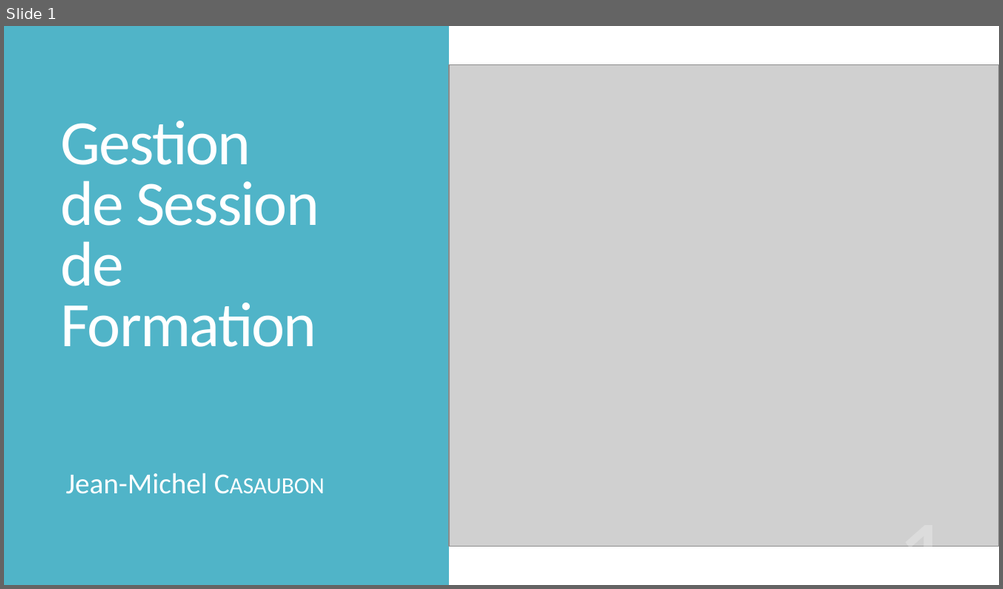
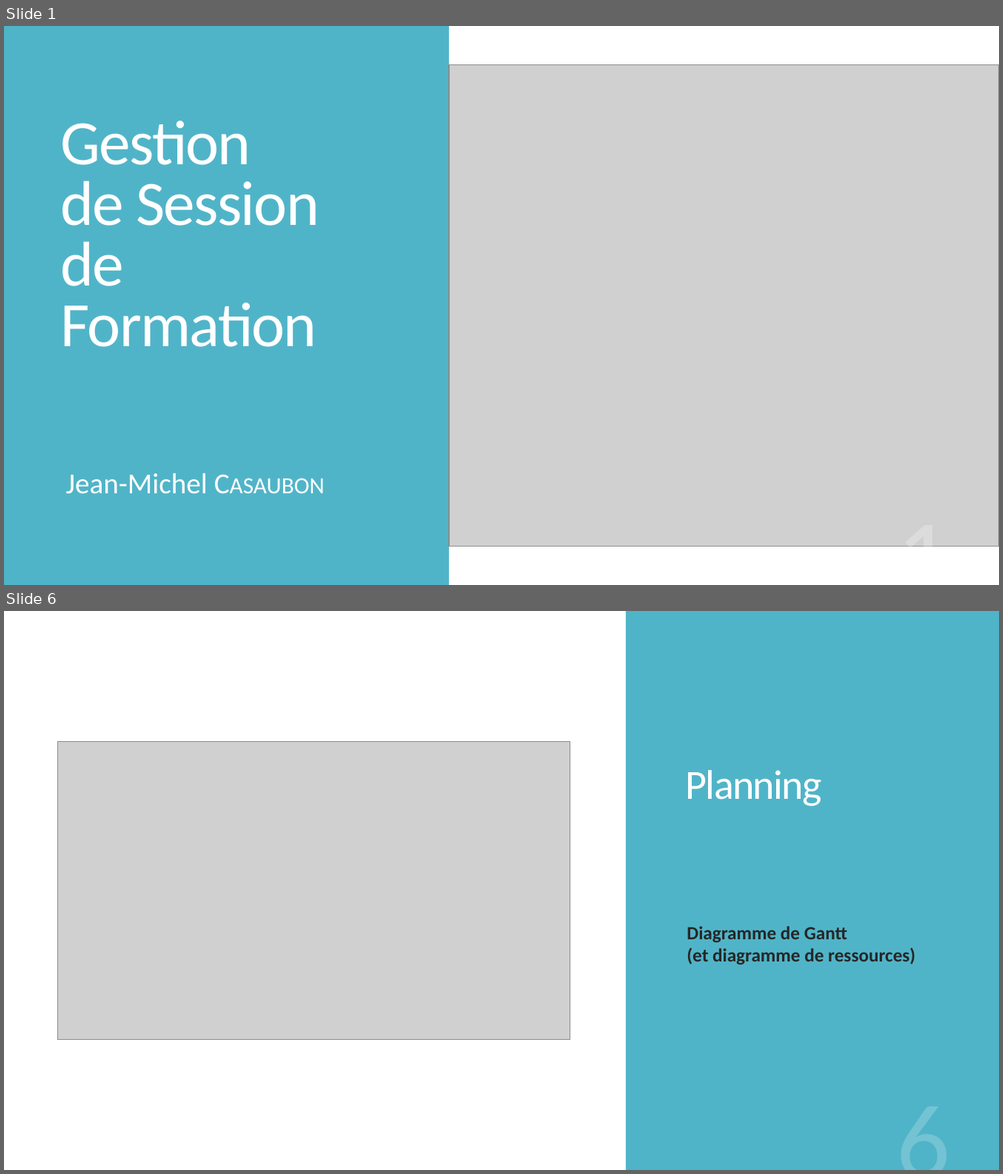
Before and after one commit to jmcasaubon/ProjGestSessForm, a slide deck: design/Présentation GSF.pptx. Shown one above the other, each under a label of ours: slide 1 before the commit, slides 1 and 6 after it; the slides between them are not shown. The pictures are 1003x589 and 1003x1174 pixels, drawn with LibreOffice and Linux fonts; fonts in the diff are those of the drawing; grey boxes stand for pictures. Boxes give left, top, right and bottom in pixels: in the first picture for what was removed or moved away, otherwise in the second. Text is boxed around its words. In the diff, an @@ line names an element or a change of style, - is before the commit and + after.

```diff
--- a/design/Présentation GSF.pptx
+++ b/design/Présentation GSF.pptx
@@ slide 6 added at (4, 611, 999, 1170), background #FFFFFF @@
@@ rectangle added at (626, 611, 999, 1170), fill #50B4C8 @@
@@ picture added at (58, 741, 570, 1040) @@
@@ title added at (686, 770, 822, 806), 40 pt, text #FFFFFF @@
+Planning
@@ text added at (686, 926, 915, 965), 18 pt, text #262626, bold @@
+Diagramme de Gantt
+(et diagramme de ressources)
@@ page number added at (719, 1091, 958, 1170), 103 pt, text #FFFFFF at 20% opacity @@
+6
```
Also in this commit, not shown: 3 slides changed, 22 other slides added, 3 other files.
